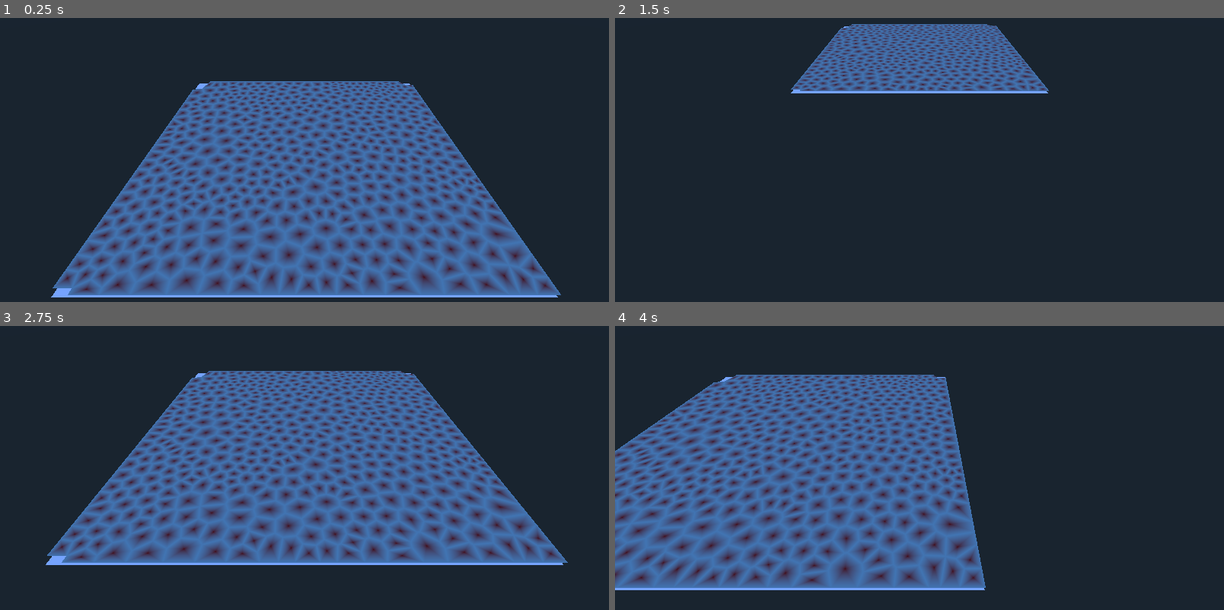
Above: before the commit, frames 1-4 (two rows, left to right).
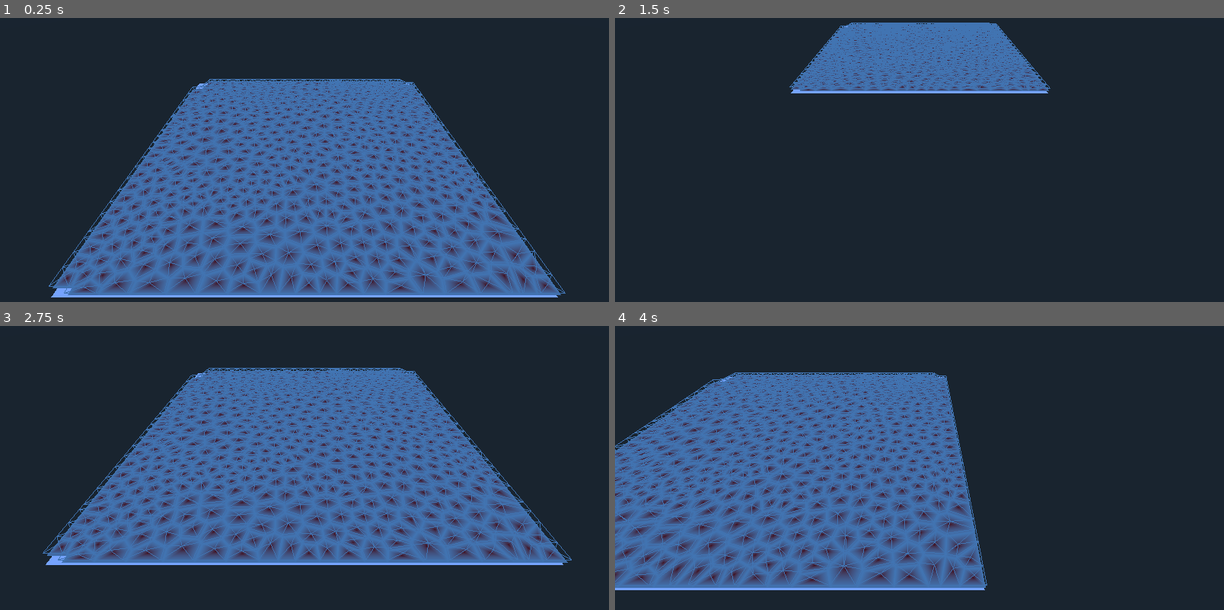
Above: after the commit, the same moments.

Repository: MichaelReel/Voronoi
Game: Godot game, scene res://Root.tscn
Same seed, same stepped clock (60 frames per second), same inputs: the game is played once before the commit and once after it.
Inputs:
- Up to frame 1 (0.25 s): no input
- Up to frame 2 (1.5 s): tap Enter at 0.5 s; hold Keypad 5 (camera_backward) 0.53-1.28 s; tap Keypad 1 (camera_down) at 1.35 s
- Up to frame 3 (2.75 s): tap Space at 2 s; hold Keypad 8 (camera_forward) from 2.03 s (still down)
- Up to frame 4 (4 s): release Keypad 8 (camera_forward) at 2.78 s; tap Keypad 4 (camera_left) at 2.85 s; tap Enter at 3.5 s; hold Keypad 6 (camera_right) from 3.53 s (still down)

The runs differ from the first frame. In frame 1, 6.8% of the frame differs, in the area x 8-93%, y 21-98%; in frame 2, 2.9%; in frame 3, 6.8%; in frame 4, 6.4%.

Commit message:
Now lifting the triangle data and displaying it as line drawing. Can also render as points, but attempts to render as triangles fail.

Diff:
--- a/Generator.gd
+++ b/Generator.gd
@@ -25,6 +25,10 @@
 	for i in improve_runs:
 		$Voronoi.improve_vertices()
 
+	var graph = $Voronoi.create_graph()
+	$HeightMap.input = graph
+	$HeightMap.do_heightmap()
+
 func create_vertices():
 	# Fully random point set:
 	for i in range(vertex_count):
--- /dev/null
+++ b/Graph.gd
@@ -0,0 +1,154 @@
+extends Object
+
+const EPSILON = 0.0000001
+
+var vertices
+var edges
+var triangles
+
+class Vertex:
+    var pos    # Vector3
+    var index
+
+    # parent references
+    var edges      # Array of Edge
+    var tris       # Array of parent Triangle
+
+    func _init(vertex):
+        pos   = vertex
+        edges = []
+        tris  = []
+
+    static func sort(a, b):
+        # Sort by z then x then y
+        if a.pos.z > b.pos.z:
+            return true
+        elif a.pos.z == b.pos.z:
+            if a.pos.x < b.pos.x:
+                return true
+            elif a.pos.x == b.pos.x:
+                if a.pos.y < b.pos.y:
+                    return true
+        return false
+
+    func equals(b):
+        return pos.distance_to(b.pos) < EPSILON
+
+    static func make_clockwise(vl):
+        assert(len(vl) == 3)
+        var area2 = (vl[1].pos.x - vl[0].pos.x) * (vl[2].pos.z - vl[0].pos.z) - (vl[1].pos.z - vl[0].pos.z) * (vl[2].pos.x - vl[0].pos.x)
+        if area2 > 0:
+            var tmp = vl[2]
+            vl[2] = vl[1]
+            vl[1] = tmp
+
+class Edge:
+    var v1    # Vertex
+    var v2    # Vertex
+
+    # parent references
+    var tris       # Array of parent Triangle
+
+    func _init(vert1, vert2):
+        if Vertex.sort(vert1, vert2):
+            v1 = vert1
+            v2 = vert2
+        else:
+            v1 = vert2
+            v2 = vert1
+        v1.edges.append(self)
+        v2.edges.append(self)
+        tris = []
+
+    static func sort(a, b):
+        # Sort by first vertex first - vertices should already be sorted
+        if Vertex.sort(a.v1, b.v1):
+            return true
+        elif (a.v1.equals(b.v1)):
+            if Vertex.sort(b.v2, b.v2):
+                return true
+        return false
+
+    func equals(b):
+        return v1.equals(b.v1) and v2.equals(b.v2)
+
+class Triangle:
+    var e1
+    var e2
+    var e3
+    var v1
+    var v2
+    var v3
+
+    func _init(edge1, edge2, edge3, vert1, vert2, vert3):
+        e1 = edge1
+        e2 = edge2
+        e3 = edge3
+        v1 = vert1
+        v2 = vert2
+        v3 = vert3
+        for c in [edge1, edge2, edge3, vert1, vert2, vert3]:
+            c.tris.append(self)
+
+    static func sort(a, b):
+        # Sort by first edge first - edges will already be in order
+        if Edge.sort(a.e1, b.e1):
+            return true
+        elif a.e1.equals(b.e1):
+            if Edge.sort(a.e2, b.e2):
+                return true
+            elif a.e2.equals(b.e2):
+                if Edge.sort(a.e3, b.e3):
+                    return true
+        return false
+
+    func equals(b):
+        return e1.equals(b.e1) and e2.equals(b.e2) and e3.equals(b.e3)
+
+func _init():
+    vertices  = []
+    edges     = []
+    triangles = []
+
+func clear():
+    vertices.clear()
+    edges.clear()
+    triangles.clear()
+
+func add_triangle(vec1, vec2, vec3):
+    # Add vertices, or use existing ones
+    var vl = []
+    for vector in [Vertex.new(vec1), Vertex.new(vec2), Vertex.new(vec3)]:
+        var v = vector
+        var v_ind = vertices.bsearch_custom(v, Vertex, "sort")
+        if vertices and v_ind >= 0 and v_ind < len(vertices) and v.equals(vertices[v_ind]):
+            v = vertices[v_ind]
+        else:
+            vertices.insert(v_ind, v)
+        vl.append(v)
+    Vertex.make_clockwise(vl)
+
+    # Add edges, or use existing ones
+    var el = []
+    for edge in [Edge.new(vl[0], vl[1]), Edge.new(vl[1], vl[2]), Edge.new(vl[2], vl[0])]:
+        var e = edge
+        var e_ind = edges.bsearch_custom(e, Edge, "sort")
+        if edges and e_ind >= 0 and e_ind < len(edges) and e.equals(edges[e_ind]):
+            e = edges[e_ind]
+        else:
+            edges.insert(e_ind, e)
+        el.append(e)
+
+    # Add triangle
+    var tri = Triangle.new(el[0], el[1], el[2], vl[0], vl[1], vl[2])
+    var t_ind = triangles.bsearch_custom(tri, Triangle, "sort")
+    if triangles and not tri.equals(triangles[t_ind]):
+        triangles.append(tri)
+
+func update_vertex_indices():
+    # Vertices should already be ordered and unique
+    # Just update the internal indices
+    var ind = 0
+    for vert in vertices:
+        vert.index = ind
+        ind += 1
--- /dev/null
+++ b/HeightMap.gd
@@ -0,0 +1,84 @@
+extends MeshInstance
+
+# Input graph - base triangle layout
+var input
+
+# This is the input class - May not actually need to load this
+var Graph = load("res://Graph.gd")
+
+const render_options = [
+	Mesh.PRIMITIVE_POINTS,
+	Mesh.PRIMITIVE_LINES,
+	Mesh.PRIMITIVE_TRIANGLES,
+]
+
+var render_as = 1
+
+# Hide/Show
+func _input(event):
+	if event.is_action_pressed("toggle_height_map"):
+		visible = not visible
+	if event.is_action_pressed("toggle_height_map_mode"):
+		render_as = (render_as + 1) % len(render_options)
+		print ("changing render to: ", str(render_options[render_as]))
+		self.set_mesh(create_mesh())
+
+func do_heightmap():
+	# Update the input graph to give variable heights
+	# add_height_features()
+
+	# Creating drawing elements
+	# Create a mesh from the voronoi site info
+	self.set_mesh(create_mesh())
+
+func create_mesh():
+	if not input:
+		print("No input or no surface tool supplied!")
+		return
+
+	# Update the vertex indices
+	input.update_vertex_indices()
+
+	# Create a new mesh
+	var mesh = Mesh.new()
+	var surfTool = SurfaceTool.new()
+
+	match render_options[render_as]:
+		Mesh.PRIMITIVE_POINTS:
+			surfTool.begin(Mesh.PRIMITIVE_POINTS)
+			surfTool.add_color(Color(1.0, 1.0, 1.0, 1.0))
+			for vert in input.vertices:
+				surfTool.add_vertex(vert.pos)
+				surfTool.add_index(vert.index)
+
+		Mesh.PRIMITIVE_LINES:
+			surfTool.begin(Mesh.PRIMITIVE_LINES)
+			surfTool.add_color(Color(1.0, 1.0, 1.0, 1.0))
+			for vert in input.vertices:
+				surfTool.add_vertex(vert.pos)
+			for edge in input.edges:
+				surfTool.add_index(edge.v1.index)
+				surfTool.add_index(edge.v2.index)
+
+		Mesh.PRIMITIVE_TRIANGLES:
+			surfTool.begin(Mesh.PRIMITIVE_TRIANGLES)
+			for vert in input.vertices:
+				surfTool.add_vertex(vert.pos)
+			for tri in input.triangles:
+				surfTool.add_color(Color(1.0, 0.0, 1.0, 1.0))
+				surfTool.add_vertex(tri.v1.index)
+				surfTool.add_color(Color(1.0, 1.0, 0.0, 1.0))
+				surfTool.add_vertex(tri.v2.index)
+				surfTool.add_color(Color(0.0, 1.0, 1.0, 1.0))
+				surfTool.add_vertex(tri.v3.index)
+
+			# surfTool.index()
+			surfTool.generate_normals()
+
+
+		_:
+			print("Unsupported render type!")
+
+	# Create mesh with SurfaceTool
+	surfTool.commit(mesh)
+	return mesh
--- a/Root.tscn
+++ b/Root.tscn
@@ -1,8 +1,9 @@
-[gd_scene load_steps=7 format=2]
+[gd_scene load_steps=8 format=2]
 
 [ext_resource path="res://Generator.gd" type="Script" id=1]
 [ext_resource path="res://Voronoi.gd" type="Script" id=2]
-[ext_resource path="res://CameraControl.gd" type="Script" id=3]
+[ext_resource path="res://HeightMap.gd" type="Script" id=3]
+[ext_resource path="res://CameraControl.gd" type="Script" id=4]
 
 [sub_resource type="Shader" id=1]
 
@@ -29,6 +30,7 @@
 [node name="Generator" type="Spatial" parent="." index="0"]
 
 script = ExtResource( 1 )
+_sections_unfolded = [ "Transform" ]
 vertex_count = 512
 seedy = 1
 improve_runs = 5
@@ -47,9 +49,24 @@
 mesh = null
 skeleton = NodePath("..")
 script = ExtResource( 2 )
-_sections_unfolded = [ "Geometry" ]
 
-[node name="BaseOutline" type="MeshInstance" parent="Generator" index="1"]
+[node name="HeightMap" type="MeshInstance" parent="Generator" index="1"]
+
+transform = Transform( 1, 0, 0, 0, 1, 0, 0, 0, 1, 0, 0.01, 0 )
+layers = 1
+material_override = SubResource( 2 )
+cast_shadow = 1
+extra_cull_margin = 0.0
+use_in_baked_light = false
+lod_min_distance = 0.0
+lod_min_hysteresis = 0.0
+lod_max_distance = 0.0
+lod_max_hysteresis = 0.0
+mesh = null
+skeleton = NodePath("..")
+script = ExtResource( 3 )
+
+[node name="BaseOutline" type="MeshInstance" parent="Generator" index="2"]
 
 transform = Transform( 1, 0, 0, 0, 1, 0, 0, 0, 1, 0.5, -0.01, 0.5 )
 layers = 1
--- a/Voronoi.gd
+++ b/Voronoi.gd
@@ -20,6 +20,9 @@
 
 var surfTool = SurfaceTool.new() # need to generate mesh
 var done = false
+
+# This is the final output: a basic collection of triangles
+var Graph = load("res://Graph.gd")
 
 # Hide/Show
 func _input(event):
@@ -49,52 +52,6 @@
 	print(status_text)
 
 	done = true
-
-func create_surface(site):
-	# This draws a single site as a triangle strip
-
-	surfTool.clear()
-	# Wireframe mode only unless we split voronoi polygons
-	surfTool.begin(Mesh.PRIMITIVE_TRIANGLE_STRIP)
-
-	# Create draw lines all the edges
-	var v_ind = 0
-
-	surfTool.add_color(Color(1.0,randf(),0.0,1.0))
-
-	# for point in site.get_edge_vertices():
-	for point in site.bound_verts:
-
-		surfTool.add_color(Color(1.0, 1.0, 1.0, 1.0))
-		surfTool.add_vertex(point.get_xz_vertex())
-		surfTool.add_index(v_ind)
-		v_ind += 1
-
-		surfTool.add_color(Color(1.0, 0.0, 0.0, 1.0))
-		surfTool.add_vertex(site.get_xz_vertex())
-		surfTool.add_index(v_ind)
-		v_ind += 1
-
-	surfTool.add_color(Color(1.0, 1.0, 1.0, 1.0))
-	surfTool.add_index(0) # first non-center point
-
-	return surfTool
-
-func create_mesh():
-
-	# Create a new mesh
-	var mesh = Mesh.new()
-
-	for site in sites:
-		# Can we set a colour per site?
-		# Use SurfaceTool to create a surface
-		create_surface(site)
-
-		# Create mesh with SurfaceTool
-		surfTool.index()
-		surfTool.commit(mesh)
-
-	return mesh
 
 class Point:
 	const EPSILON = 0.0000001
@@ -145,7 +102,7 @@
 		return _vect.distance_to(that._vect)
 
 	func get_xz_vertex():
-		return Vector3(x, 0, z)
+		return Vector3(x, 0.0, z)
 
 	func _str():
 		return "[" + str(self.get_instance_id()) + ":(" + str(x) + "," + str(z) + ")]"
@@ -622,7 +579,7 @@
 		if not (match1 and match2):
 			edge.site1.site_edges.erase(edge)
 			edge.site2.site_edges.erase(edge)
-			print ("removing edge from sites ", str(edge.site1), ", ", str(edge.site2))
+			# print ("removing edge from sites ", str(edge.site1), ", ", str(edge.site2))
 
 	# For each site, tidy up edges that exit the bounds
 	var bounds = Bounds.new()
@@ -788,3 +745,65 @@
 		vert_avg /= vert_count
 
 	return vert_avg
+
+func create_surface(site):
+	# This draws a single site as a triangle strip
+	surfTool.clear()
+	# Wireframe mode only unless we split voronoi polygons
+	surfTool.begin(Mesh.PRIMITIVE_TRIANGLE_STRIP)
+	# Create draw lines all the edges
+	var v_ind = 0
+	var v3 = site.get_xz_vertex()        # Always the center point
+
+	# for point in site.get_edge_vertices():
+	for point in site.bound_verts:
+
+		var v1 = point.get_xz_vertex()
+		surfTool.add_color(Color(1.0, 1.0, 1.0, 1.0))
+		surfTool.add_vertex(v1)
+		surfTool.add_index(v_ind)
+		v_ind += 1
+
+		surfTool.add_color(Color(1.0, 0.0, 0.0, 1.0))
+		surfTool.add_vertex(v3)
+		surfTool.add_index(v_ind)
+		v_ind += 1
+
+	surfTool.add_color(Color(1.0, 1.0, 1.0, 1.0))
+	surfTool.add_index(0) # first non-center point
+
+	return surfTool
+
+func create_mesh():
+	# Create a new mesh
+	var mesh = Mesh.new()
+
+	for site in sites:
+		# Use SurfaceTool to create a surface
+		# Also, update the graph
+		create_surface(site)
+
+		# Create mesh with SurfaceTool
+		surfTool.index()
+		surfTool.commit(mesh)
+
+	return mesh
+
+func create_graph():
+	var graph = Graph.new()
+
+	for site in sites:
+		var link_vert = site.bound_verts.back().get_xz_vertex()
+		var v3 = site.get_xz_vertex()        # Always the center point
+		var v2 = link_vert                   # The previous vertex
+
+		# for point in site.get_edge_vertices():
+		for point in site.bound_verts:
+			var v1 = point.get_xz_vertex()
+			graph.add_triangle(v1, v2, v3)
+			v2 = v1
+
+		var v1 = link_vert
+		graph.add_triangle(v1, v2, v3)
+
+	return graph
--- a/project.godot
+++ b/project.godot
@@ -34,9 +34,11 @@
 camera_up=[ Object(InputEventKey,"resource_local_to_scene":false,"resource_name":"","device":0,"alt":false,"shift":false,"control":false,"meta":false,"command":false,"pressed":false,"scancode":16777357,"unicode":0,"echo":false,"script":null)
 , Object(InputEventKey,"resource_local_to_scene":false,"resource_name":"","device":0,"alt":false,"shift":false,"control":false,"meta":false,"command":false,"pressed":false,"scancode":82,"unicode":0,"echo":false,"script":null)
  ]
-toggle_delaunay=[ Object(InputEventKey,"resource_local_to_scene":false,"resource_name":"","device":0,"alt":false,"shift":false,"control":false,"meta":false,"command":false,"pressed":false,"scancode":84,"unicode":0,"echo":false,"script":null)
+toggle_height_map=[ Object(InputEventKey,"resource_local_to_scene":false,"resource_name":"","device":0,"alt":false,"shift":false,"control":false,"meta":false,"command":false,"pressed":false,"scancode":84,"unicode":0,"echo":false,"script":null)
  ]
 toggle_voronoi=[ Object(InputEventKey,"resource_local_to_scene":false,"resource_name":"","device":0,"alt":false,"shift":false,"control":false,"meta":false,"command":false,"pressed":false,"scancode":71,"unicode":0,"echo":false,"script":null)
+ ]
+toggle_height_map_mode=[ Object(InputEventKey,"resource_local_to_scene":false,"resource_name":"","device":0,"alt":false,"shift":false,"control":false,"meta":false,"command":false,"pressed":false,"scancode":90,"unicode":0,"echo":false,"script":null)
  ]
 
 [rendering]
Not shown: 1 places in Root.tscn that only renumber resources
